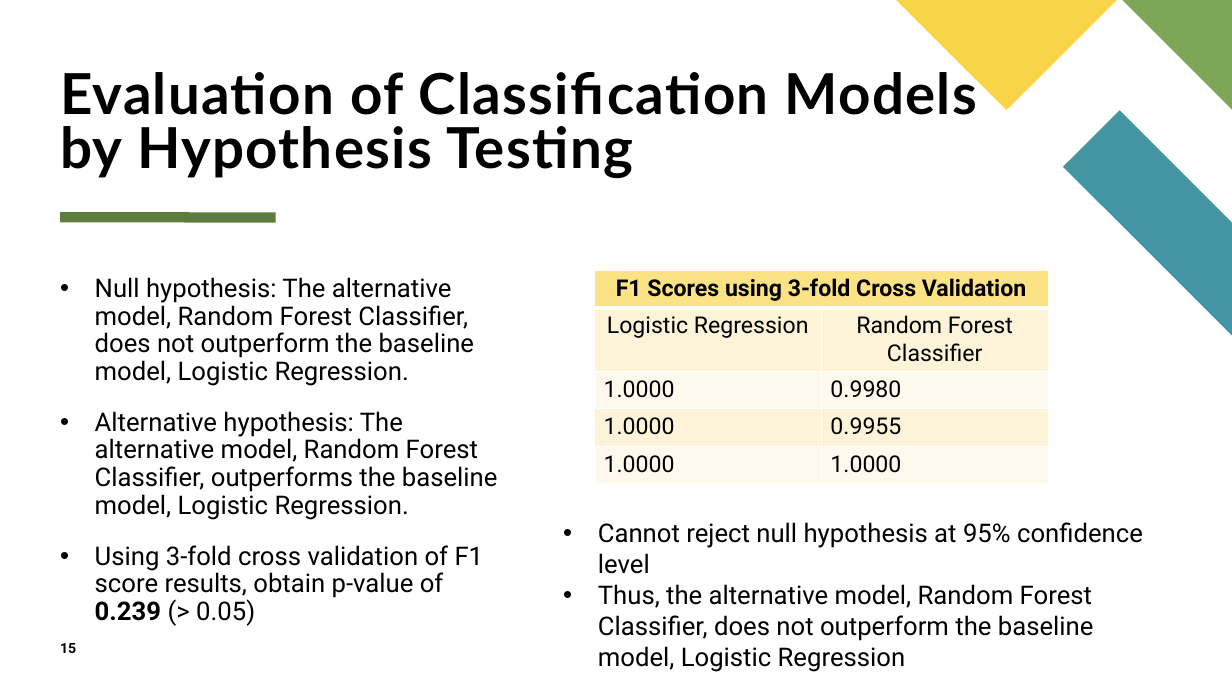
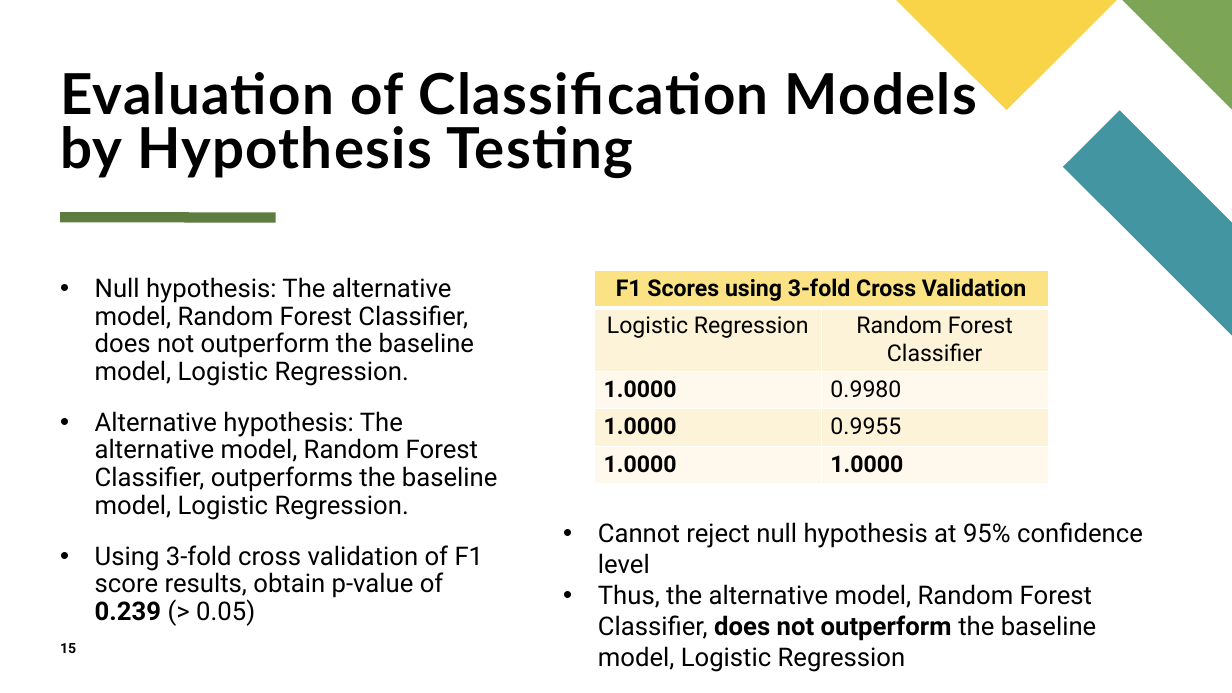
Before and after one commit to kstickmueller/CIS731-finalproject, a slide deck: slide 15 of Determing Customer Valuableness CIS731 Final Project.pptx. Drawn at 1232x693 pixels with LibreOffice and Linux fonts; fonts in the diff are those of the drawing. Boxes give left, top, right and bottom in pixels: in the first picture for what was removed or moved away, otherwise in the second. Text is boxed around its words. In the diff, an @@ line names an element or a change of style, - is before the commit and + after.

```diff
--- a/Determing Customer Valuableness CIS731 Final Project.pptx
+++ b/Determing Customer Valuableness CIS731 Final Project.pptx
@@ table at [594,271,1049,485] @@
@@ bold on in "1.0000", "1.0000", "1.0000", "1.0000" @@
@@ text at [598,584,1097,672]: bold on in "does not outperform" @@
```
Also in this commit, not shown: 9 other slides changed, 1 other file.
